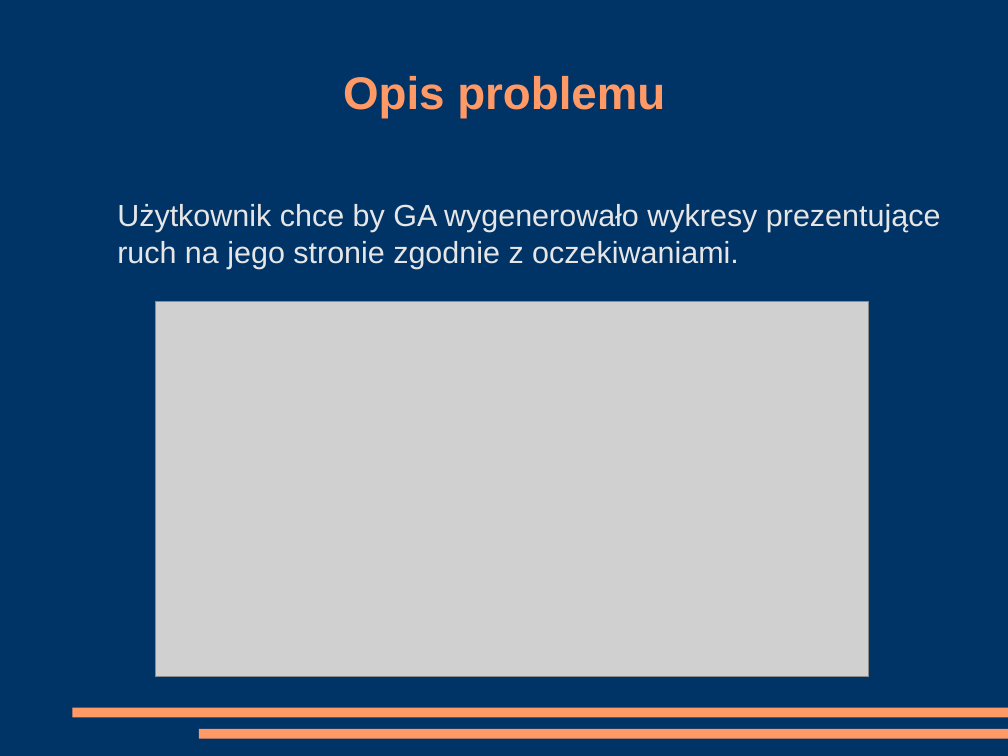
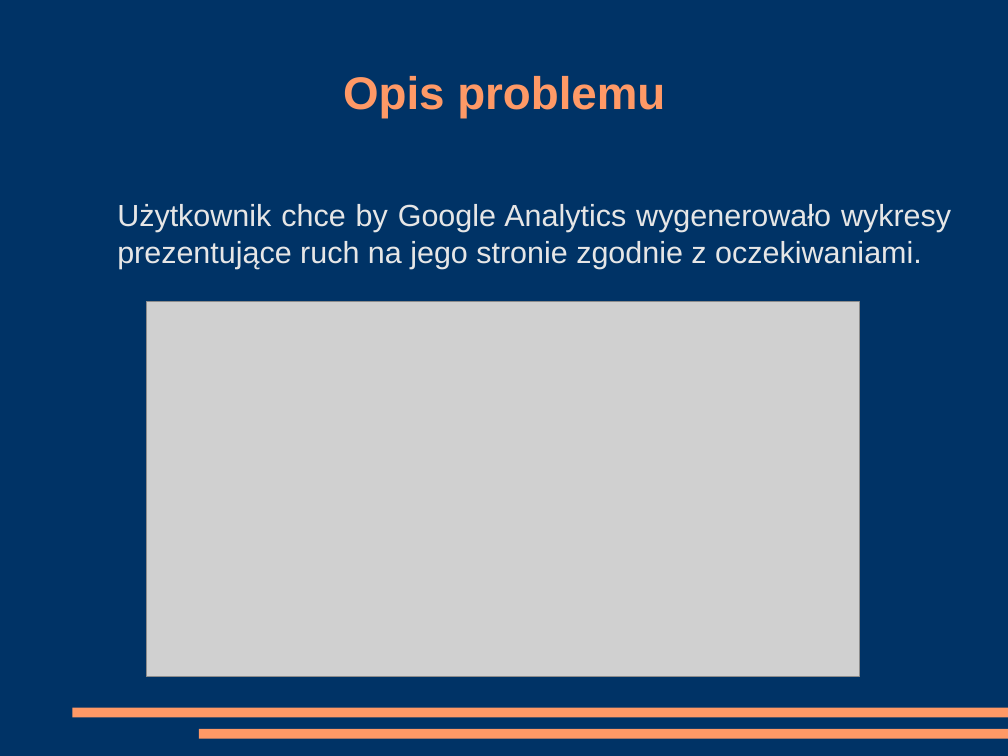
Before and after one commit to kanadas/IO, a slide deck: slide 2 of Iteracja_I_prezentacja.odp. Drawn at 1008x756 pixels with LibreOffice and Linux fonts; fonts in the diff are those of the drawing; grey boxes stand for pictures. Boxes give left, top, right and bottom in pixels: in the first picture for what was removed or moved away, otherwise in the second. Text is boxed around its words. In the diff, an @@ line names an element or a change of style, - is before the commit and + after.

```diff
--- a/Iteracja_I_prezentacja.odp
+++ b/Iteracja_I_prezentacja.odp
@@ text at (x1=117, y1=204, x2=951, y2=269): text changed @@
-Użytkownik chce by GA wygenerowało wykresy prezentujące ruch na jego stronie zgodnie z oczekiwaniami.
+Użytkownik chce by Google Analytics wygenerowało wykresy prezentujące ruch na jego stronie zgodnie z oczekiwaniami.
@@ picture moved from (x1=155, y1=302, x2=869, y2=677) to (x1=146, y1=302, x2=860, y2=677) @@
```
Also in this commit, not shown: 6 other slides changed, 4 slides added, 1 slide removed, 5 other files.
